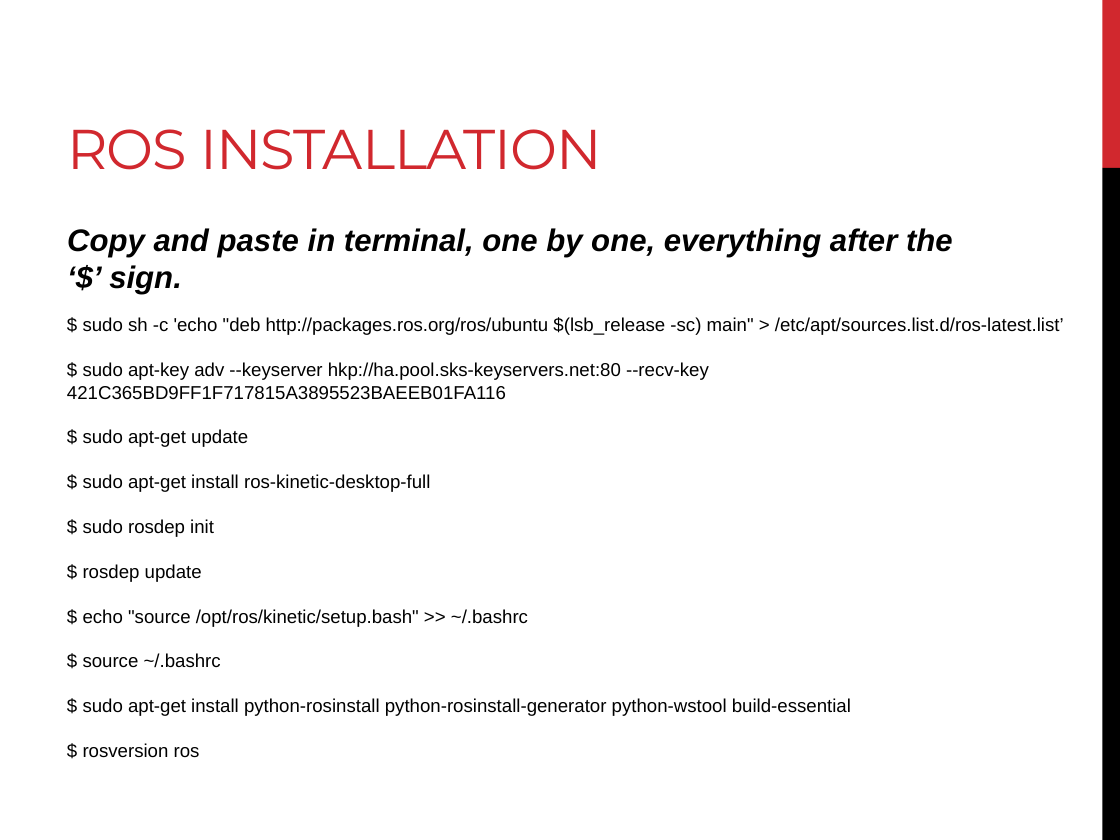
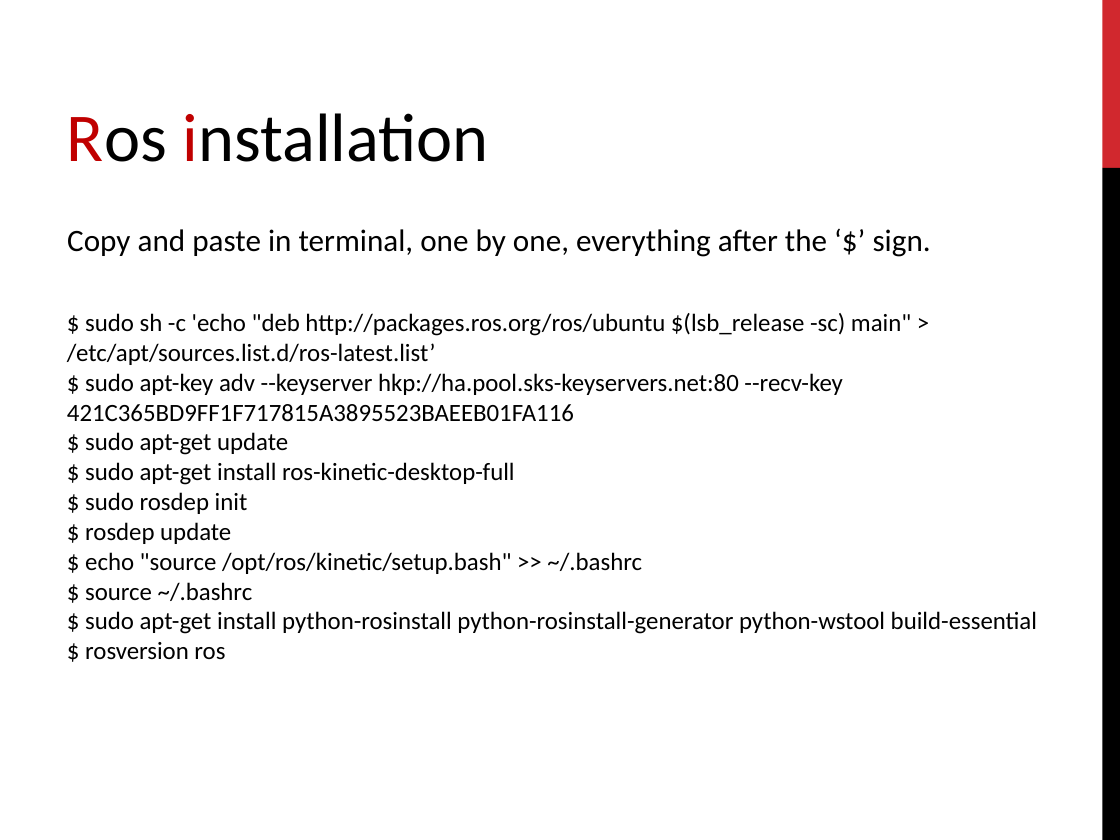
Before and after one commit to EmaroLab/MIRO, a slide deck: slide 7 of MIRO_setup.pptx (slide 5 before the commit). Drawn at 1120x840 pixels with LibreOffice and Linux fonts; fonts in the diff are those of the drawing. Boxes give left, top, right and bottom in pixels: in the first picture for what was removed or moved away, otherwise in the second. Text is boxed around its words. In the diff, an @@ line names an element or a change of style, - is before the commit and + after.

```diff
--- a/MIRO_setup.pptx
+++ b/MIRO_setup.pptx
@@ text added at bbox=[67, 113, 489, 162], 44 pt, text #000000 @@
+Ros installation
@@ title removed at bbox=[67, 129, 602, 170] @@
-ROS INSTALLATION
@@ text "Copy and paste in terminal, ..." at bbox=[67, 229, 931, 257]: font Arial to Calibri, bold off, italic off @@
@@ text "$ sudo sh -c 'echo ..." at bbox=[67, 313, 1037, 660]: size 12 to 16 pt, font Arial to Calibri @@
```
Also in this commit, not shown: 10 other slides changed, 2 slides added, 1 slide removed, 3 other files.
